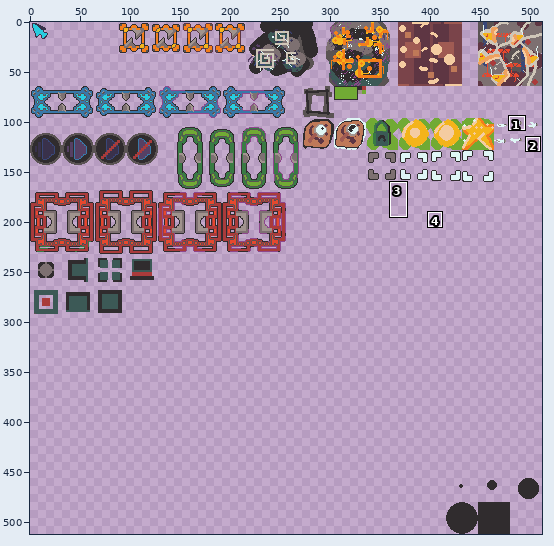
Two states of a sprite sheet, public/sprite.png. The first picture is a wide view before the edit; the outline marks the close-up.
Close-up. The starting point:
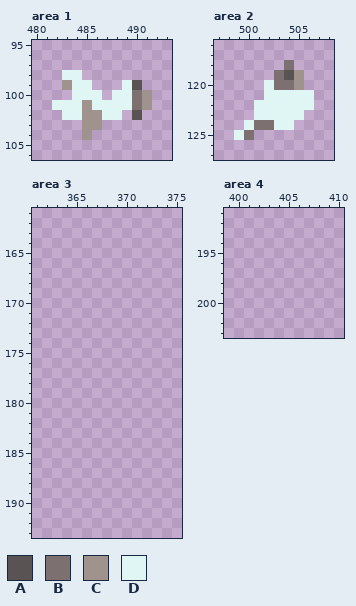
The file is 512x512 pixels. Shown: area 1: x 480..493, y 95..106; area 2: x 497..508, y 116..127; area 3: x 361..375, y 161..193; area 4: x 399..410, y 191..203. The commit also changed other parts of the picture, which this record leaves out.
Palette (. is transparent): A #5a5353  B #7d7071  C #a0938e  D #dff6f5
Pixels before, area 1, first column x 482:
 98 .DD.......
 99 .CDD...DA.
100 ..DDD.DDBC
101 DDDCDDDDBC
102 .DDCCDD.A.
103 ...CC.....
104 ...C......
Pixels before, area 2, first column x 499:
118 .....B..
119 ....BAC.
120 ...DBBC.
121 ...DDDDD
122 ..DDDDDD
123 ..DDDDD.
124 .DBBDD..
125 DB......
Once edited:
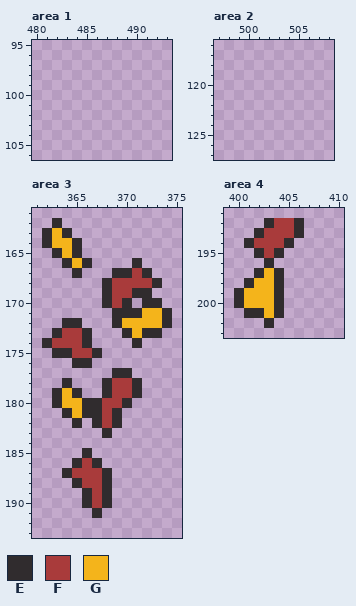
Colours new in this view: E #302c2e  F #a93b3b  G #f4b41b
What changed:
Area 1:
Colour A is gone in row 99 at x 490; in row 102 at x 490.
Colour B is gone in rows 100 to 101 at x 490.
Colour C is gone in row 99 at x 483; in row 100 at x 491; in row 101 at x 485 and 491; in rows 102 to 103 at x 485 to 486; in row 104 at x 485.
Colour D is gone in row 98 at x 483 to 484; in row 99 at x 484 to 485 and 489; in row 100 at x 484 to 486 and 488 to 489; in row 101 at x 482 to 484 and 486 to 489; in row 102 at x 483 to 484 and 487 to 488.
Area 2:
Colour A is gone in row 119 at x 504.
Colour B is gone in row 118 at x 504; in row 119 at x 503; in row 120 at x 503 to 504; in row 124 at x 501 to 502; in row 125 at x 500.
Colour C is gone in rows 119 to 120 at x 505.
Colour D is gone in row 120 at x 502; in row 121 at x 502 to 506; in row 122 at x 501 to 506; in row 123 at x 501 to 505; in row 124 at x 500 and 503 to 504; in row 125 at x 499.
Area 3:
There is now colour E in row 162 at x 363; in row 163 at x 362 and 364; in row 164 at x 362 and 365; in row 165 at x 363 and 365; in row 166 at x 364, 366 and 371; in row 167 at x 365, 369 to 370 and 372.
There is now colour E in row 168 at x 368 and 373; in row 169 at x 368 and 371 to 372; in row 170 at x 368, 370 and 372 to 373; in row 171 at x 369 to 371 and 374; in row 172 at x 364 to 365, 369 and 374; in row 173 at x 363, 366, 370 and 372 to 373.
There is now colour E in row 174 at x 362, 366 and 371; in row 175 at x 363 to 364 and 367; in row 176 at x 365 to 366; in row 177 at x 369 to 370; in row 178 at x 364, 368 and 371; in row 179 at x 363, 365, 368 and 371.
There is now colour E in row 180 at x 363, 366 to 367 and 370; in row 181 at x 364, 366 to 367 and 369; in row 182 at x 365, 367 and 369; in row 183 at x 368; in row 185 at x 366; in row 186 at x 365 and 367.
There is now colour E in row 187 at x 364 and 368; in row 188 at x 365 and 368; in rows 189 to 190 at x 366 and 368; in row 191 at x 367.
There is now colour F in row 167 at x 371; in row 168 at x 369 to 372; in row 169 at x 369 to 370; in row 170 at x 369; in row 173 at x 364 to 365; in row 174 at x 363 to 365.
There is now colour F in row 175 at x 365 to 366; in rows 178 to 179 at x 369 to 370; in row 180 at x 368 to 369; in rows 181 to 182 at x 368; in row 186 at x 366; in row 187 at x 365 to 367.
There is now colour F in row 188 at x 366 to 367; in rows 189 to 190 at x 367.
There is now colour G in row 163 at x 363; in row 164 at x 363 to 364; in row 165 at x 364; in row 166 at x 365; in row 171 at x 372 to 373; in row 172 at x 370 to 373.
There is now colour G in row 173 at x 371; in row 179 at x 364; in row 180 at x 364 to 365; in row 181 at x 365.
Area 4:
There is now colour E in row 192 at x 403 and 406; in row 193 at x 402 and 406; in row 194 at x 401 and 405; in row 195 at x 402 and 404; in row 196 at x 403; in row 197 at x 402 and 404.
There is now colour E in row 198 at x 401 and 404; in rows 199 to 200 at x 400 and 404; in row 201 at x 401 to 402 and 404; in row 202 at x 403.
There is now colour F in row 192 at x 404 to 405; in row 193 at x 403 to 405; in row 194 at x 402 to 404; in row 195 at x 403.
There is now colour G in row 197 at x 403; in row 198 at x 402 to 403; in rows 199 to 200 at x 401 to 403; in row 201 at x 403.
Changed places in both close-ups, as pixel boxes (x1, y1, x2, y2):
erased: (52, 70, 152, 140)
erased: (234, 60, 314, 140)
added: (42, 218, 172, 518)
added: (234, 218, 304, 328)
